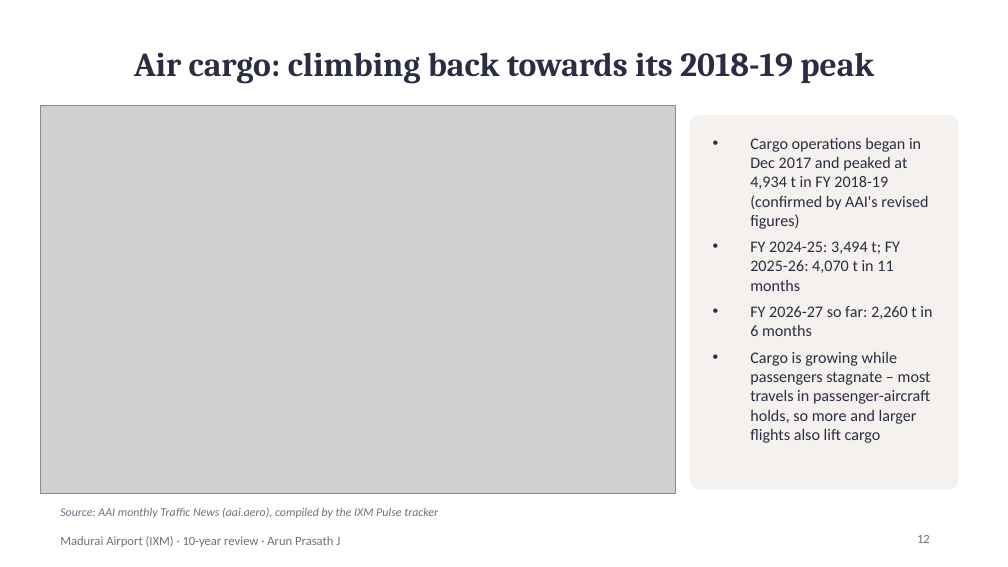
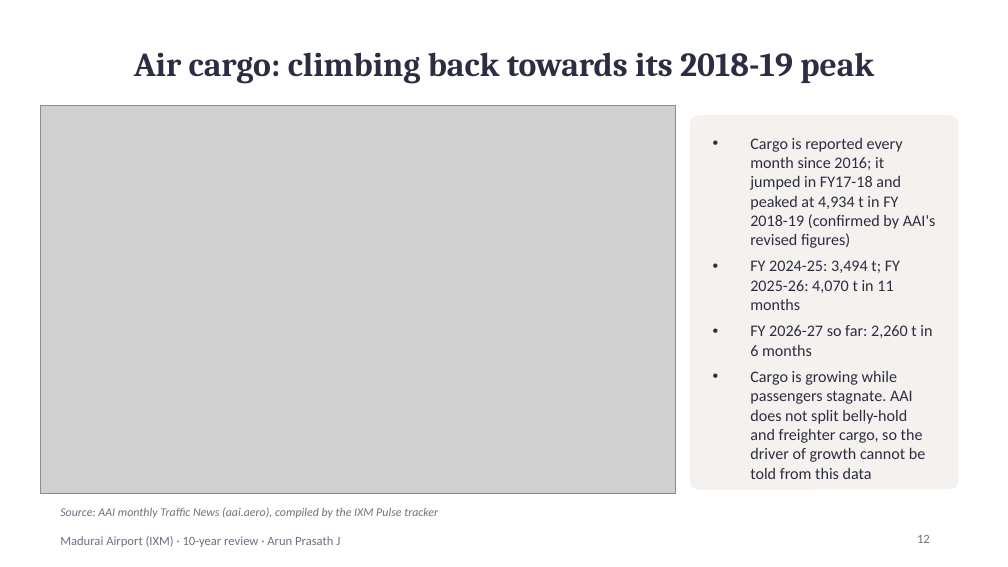
Before and after one commit to jarunprasath/madurai-airport-tracker, a slide deck: slide 12 of reports/IXM_10_year_review.pptx. Drawn at 1008x567 pixels with LibreOffice and Linux fonts; fonts in the diff are those of the drawing; grey boxes stand for pictures. Boxes give left, top, right and bottom in pixels: in the first picture for what was removed or moved away, otherwise in the second. Text is boxed around its words. In the diff, an @@ line names an element or a change of style, - is before the commit and + after.

```diff
--- a/reports/IXM_10_year_review.pptx
+++ b/reports/IXM_10_year_review.pptx
@@ text at [750, 138, 936, 248]: text changed @@
-• Cargo operations began in Dec 2017 and peaked at 4,934 t in FY 2018-19 (confirmed by AAI's revised figures)
+• Cargo is reported every month since 2016; it jumped in FY17-18 and peaked at 4,934 t in FY 2018-19 (confirmed by AAI's revised figures)
@@ text at [750, 371, 925, 479]: text changed @@
-• Cargo is growing while passengers stagnate – most travels in passenger-aircraft holds, so more and larger flights also lift cargo
+• Cargo is growing while passengers stagnate. AAI does not split belly-hold and freighter cargo, so the driver of growth cannot be told from this data
```
Also in this commit, not shown: 10 other slides changed, 3 other files.
